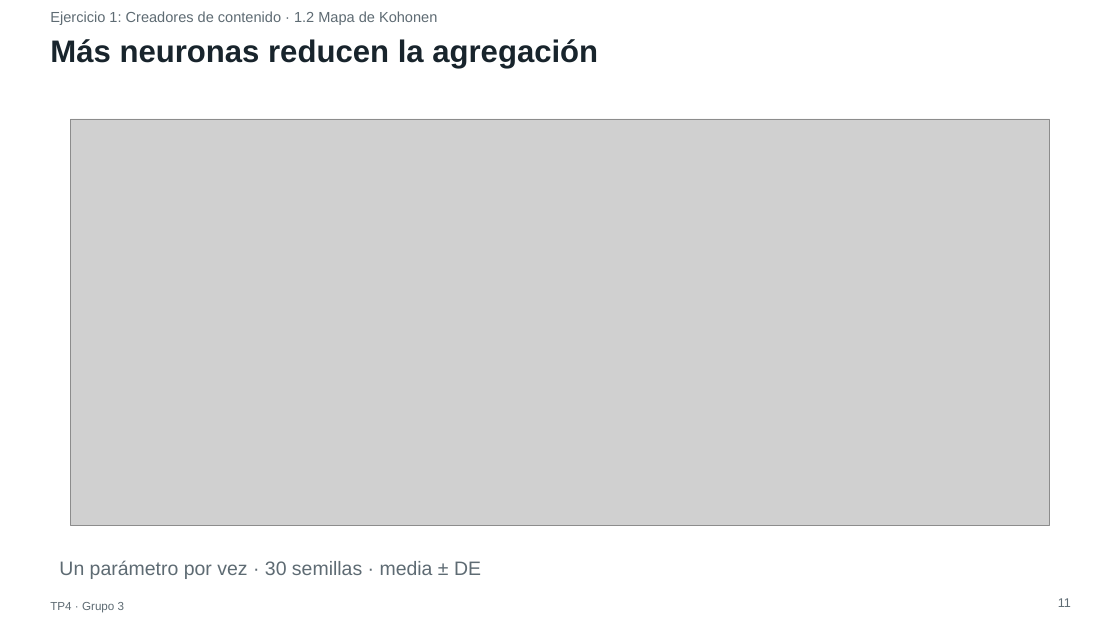
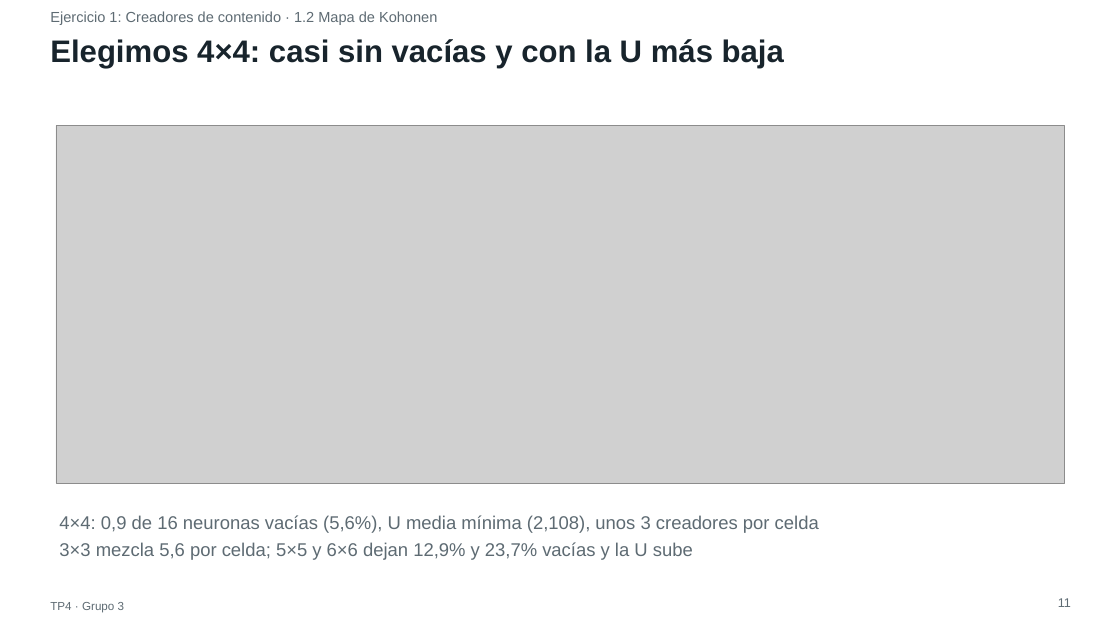
Before and after one commit to ldicandia/SIA-G3, a slide deck: slide 11 of TP4/docs/presentacion/TP4-presentacion.pptx. Drawn at 1120x630 pixels with LibreOffice and Linux fonts; fonts in the diff are those of the drawing; grey boxes stand for pictures. Boxes give left, top, right and bottom in pixels: in the first picture for what was removed or moved away, otherwise in the second. Text is boxed around its words. In the diff, an @@ line names an element or a change of style, - is before the commit and + after.

Commit message:
docs(261025-r6p): biplot por tópico, variables quitadas, por qué 4x4, nombres en el mapa, U y SOM contra PCA
- check_deck.py: controles estructurales del PPTX y recomputo de la matriz U
- diapositivas 3, 4, 7, 11, 13, 14 corregidas y nueva diapositiva 15 (SOM contra PCA)
- build_deck.py registra Arial de Windows cuando WSL no la trae

```diff
--- a/TP4/docs/presentacion/TP4-presentacion.pptx
+++ b/TP4/docs/presentacion/TP4-presentacion.pptx
@@ text at <box>50,39,784,68</box>: text changed @@
-Más neuronas reducen la agregación
+Elegimos 4×4: casi sin vacías y con la U más baja
@@ picture: place and size @@
-picture at <box>71,119,1050,525</box>
+picture at <box>56,126,1064,484</box>
@@ text added at <box>59,515,819,560</box>, 19 pt, text #5E6B73 @@
+4×4: 0,9 de 16 neuronas vacías (5,6%), U media mínima (2,108), unos 3 creadores por celda
+3×3 mezcla 5,6 por celda; 5×5 y 6×6 dejan 12,9% y 23,7% vacías y la U sube
@@ text removed at <box>59,560,481,579</box> @@
-Un parámetro por vez · 30 semillas · media ± DE
```
Also in this commit, not shown: 18 other slides changed, 2 slides added, 1 slide removed, 8 other files.
